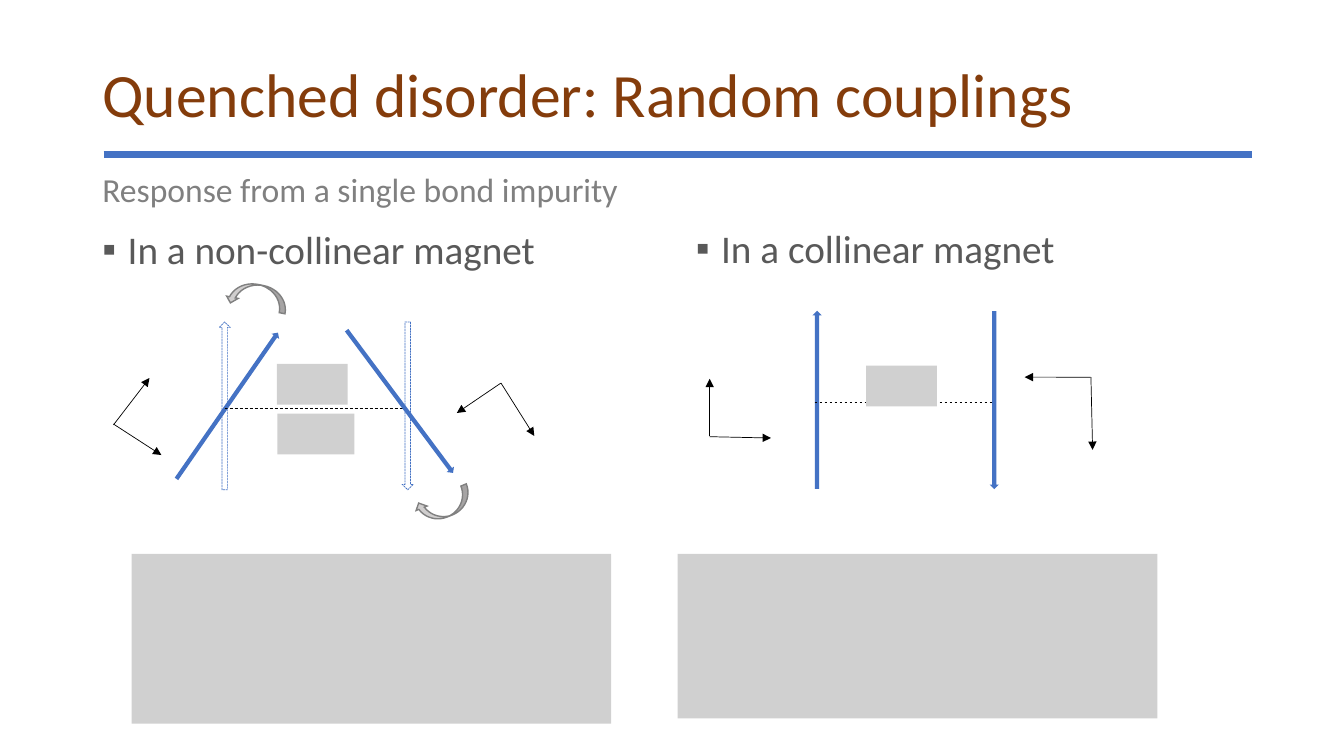
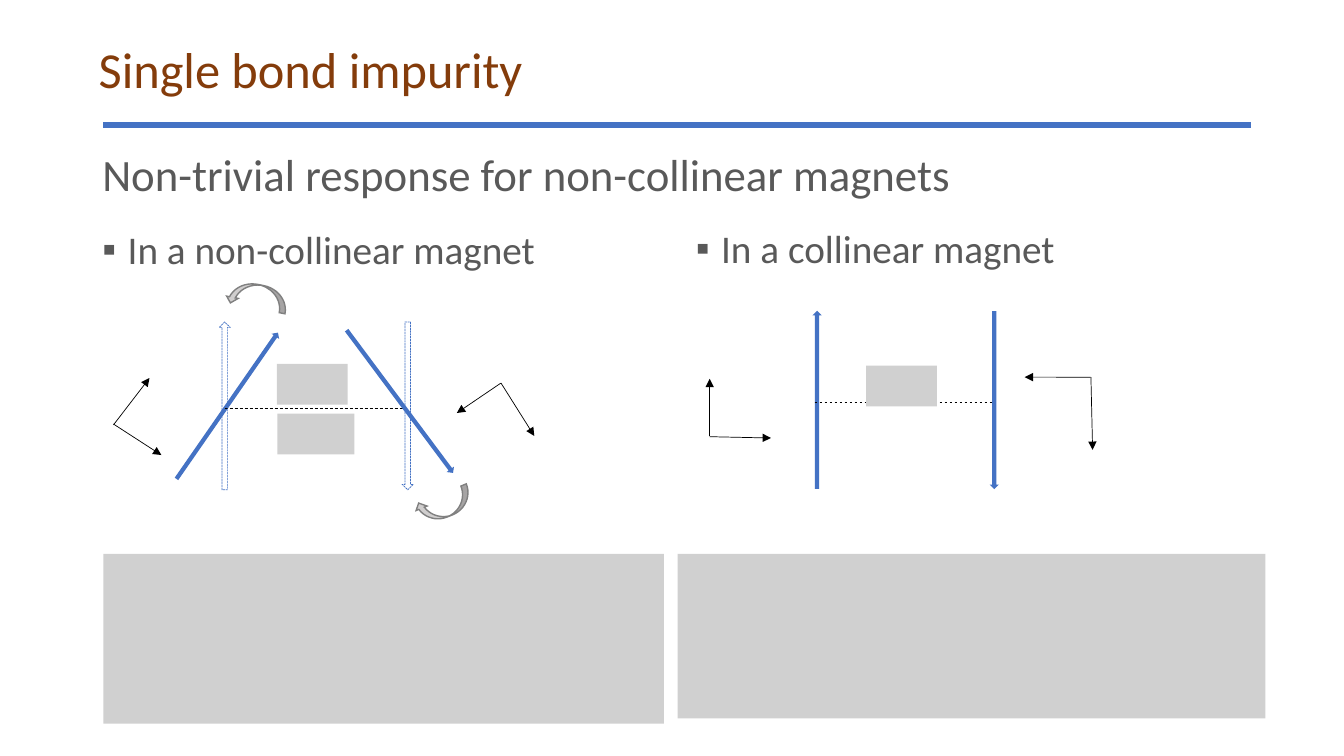
Before and after one commit to glacieant/disordered_triangular_swt, a slide deck: slide 11 of talk/disordered_non-collinear_magnet.pptx (slide 10 before the commit). Drawn at 1344x756 pixels with LibreOffice and Linux fonts; fonts in the diff are those of the drawing; grey boxes stand for pictures; background and template pictures are left out. Boxes give left, top, right and bottom in pixels: in the first picture for what was removed or moved away, otherwise in the second. Text is boxed around its words. In the diff, an @@ line names an element or a change of style, - is before the commit and + after.

```diff
--- a/talk/disordered_non-collinear_magnet.pptx
+++ b/talk/disordered_non-collinear_magnet.pptx
@@ title added at <box>99,53,522,97</box>, 36 pt, text #843C0B @@
+Single bond impurity
@@ title removed at <box>102,74,1072,128</box> @@
-Quenched disorder: Random couplings
@@ line moved from (104, 154) - (1252, 154) to (104, 125) - (1251, 125) @@
@@ text removed at <box>102,178,618,208</box> @@
-Response from a single bond impurity
@@ text added at <box>102,160,949,199</box>, 32 pt, text #595959 @@
+Non-trivial response for non-collinear magnets
@@ picture: place and size @@
-picture at <box>131,555,611,724</box>
+picture at <box>104,555,664,724</box>
@@ picture: place and size @@
-picture at <box>678,555,1157,719</box>
+picture at <box>678,555,1265,719</box>
```
Also in this commit, not shown: 11 other slides changed, 2 slides added, 1 slide removed.
